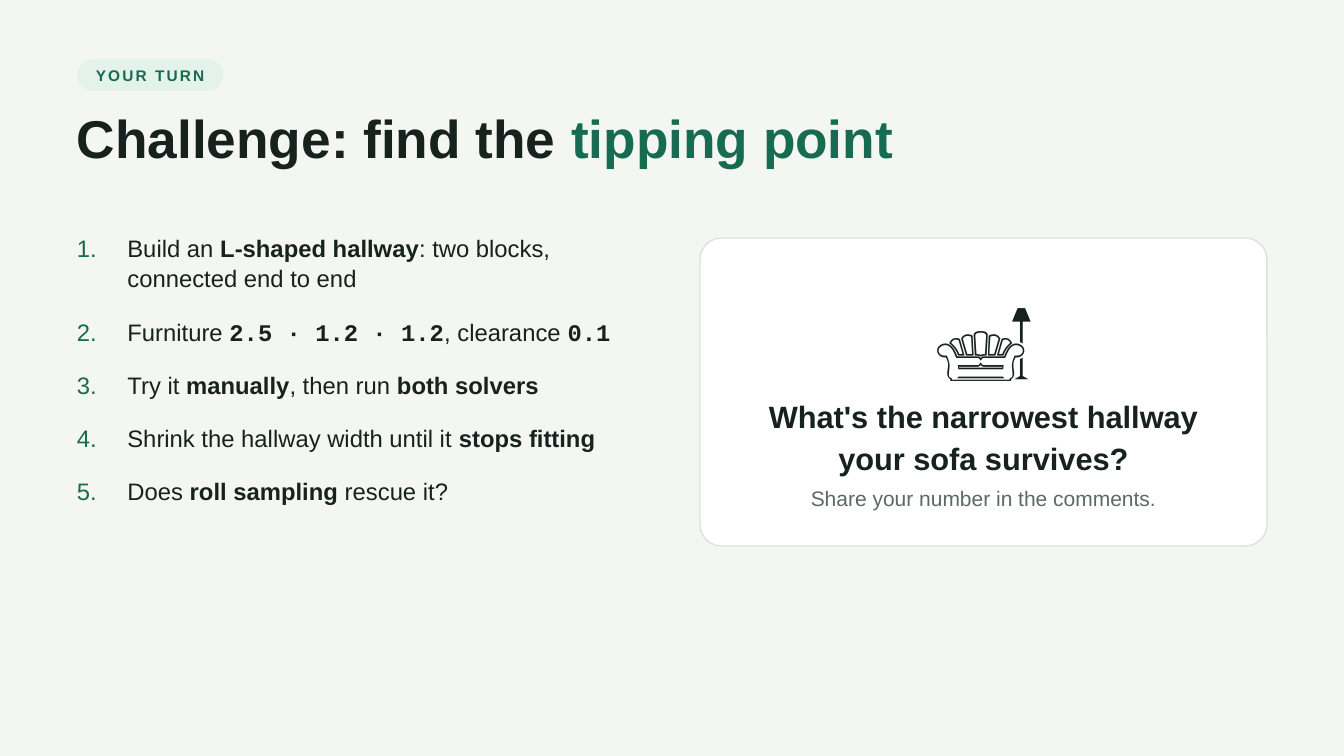
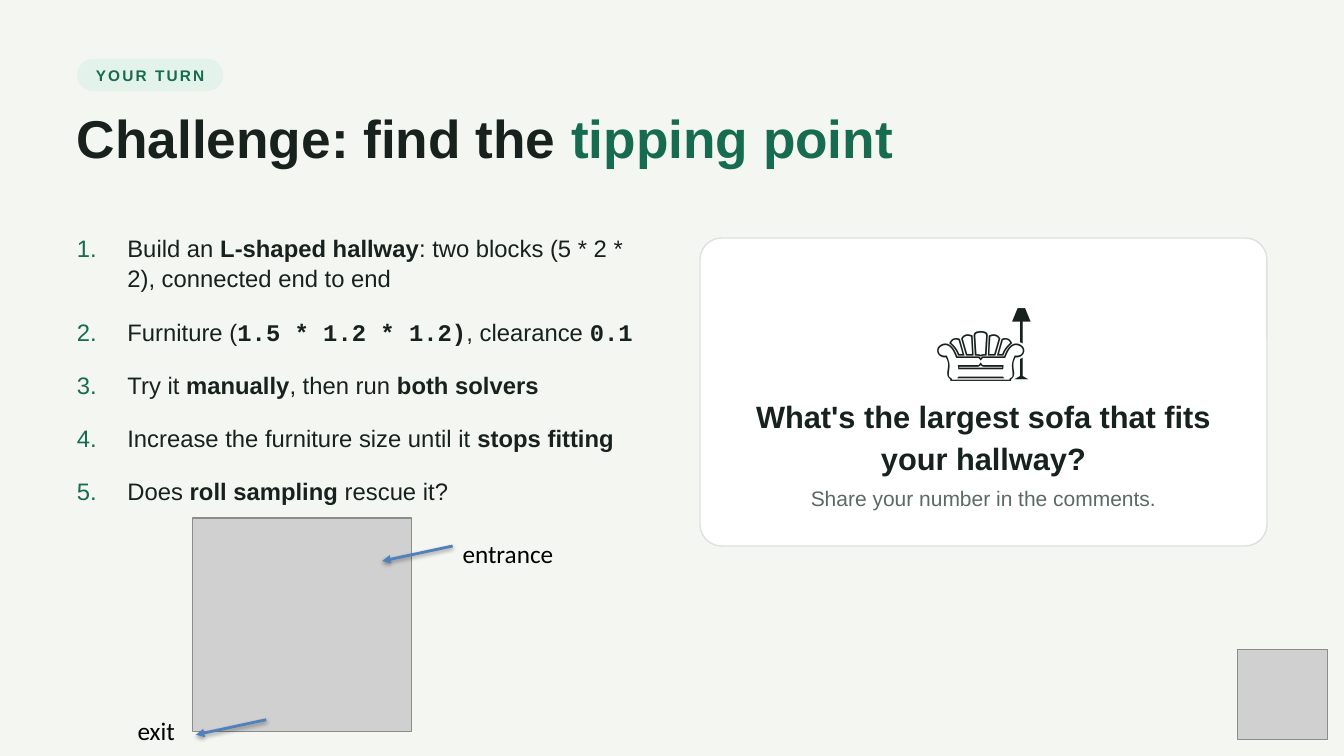
Before and after one commit to volcano1998/FurnitureSim_3D, a slide deck: slide 23 of slides/CanItFit.pptx (slide 16 before the commit). Drawn at 1344x756 pixels with LibreOffice and Linux fonts; fonts in the diff are those of the drawing; grey boxes stand for pictures. Boxes give left, top, right and bottom in pixels: in the first picture for what was removed or moved away, otherwise in the second. Text is boxed around its words. In the diff, an @@ line names an element or a change of style, - is before the commit and + after.

```diff
--- a/slides/CanItFit.pptx
+++ b/slides/CanItFit.pptx
@@ text at (127,239,633,346): text changed @@
-1. Build an L-shaped hallway: two blocks, connected end to end
-2. Furniture 2.5 · 1.2 · 1.2, clearance 0.1
+1. Build an L-shaped hallway: two blocks (5 * 2 * 2), connected end to end
+2. Furniture (1.5 * 1.2 * 1.2), clearance 0.1
@@ text at (756,405,1210,476): text changed @@
-What's the narrowest hallway your sofa survives?
+What's the largest sofa that fits your hallway?
@@ text at (127,429,614,452): text changed @@
-4. Shrink the hallway width until it stops fitting
+4. Increase the furniture size until it stops fitting
@@ picture added at (193,518,412,731) @@
@@ arrow added from (453, 546) to (382, 562), #4F81BD 2 pt @@
@@ text added at (463,547,554,563), 18 pt, text #000000 @@
+entrance
@@ picture added at (1238,649,1328,739) @@
@@ text added at (138,722,175,740), 18 pt, text #000000 @@
+exit
@@ arrow added from (266, 720) to (196, 735), #4F81BD 2 pt @@
```
Also in this commit, not shown: 12 other slides changed, 11 slides added, 4 slides removed, 16 other files.
